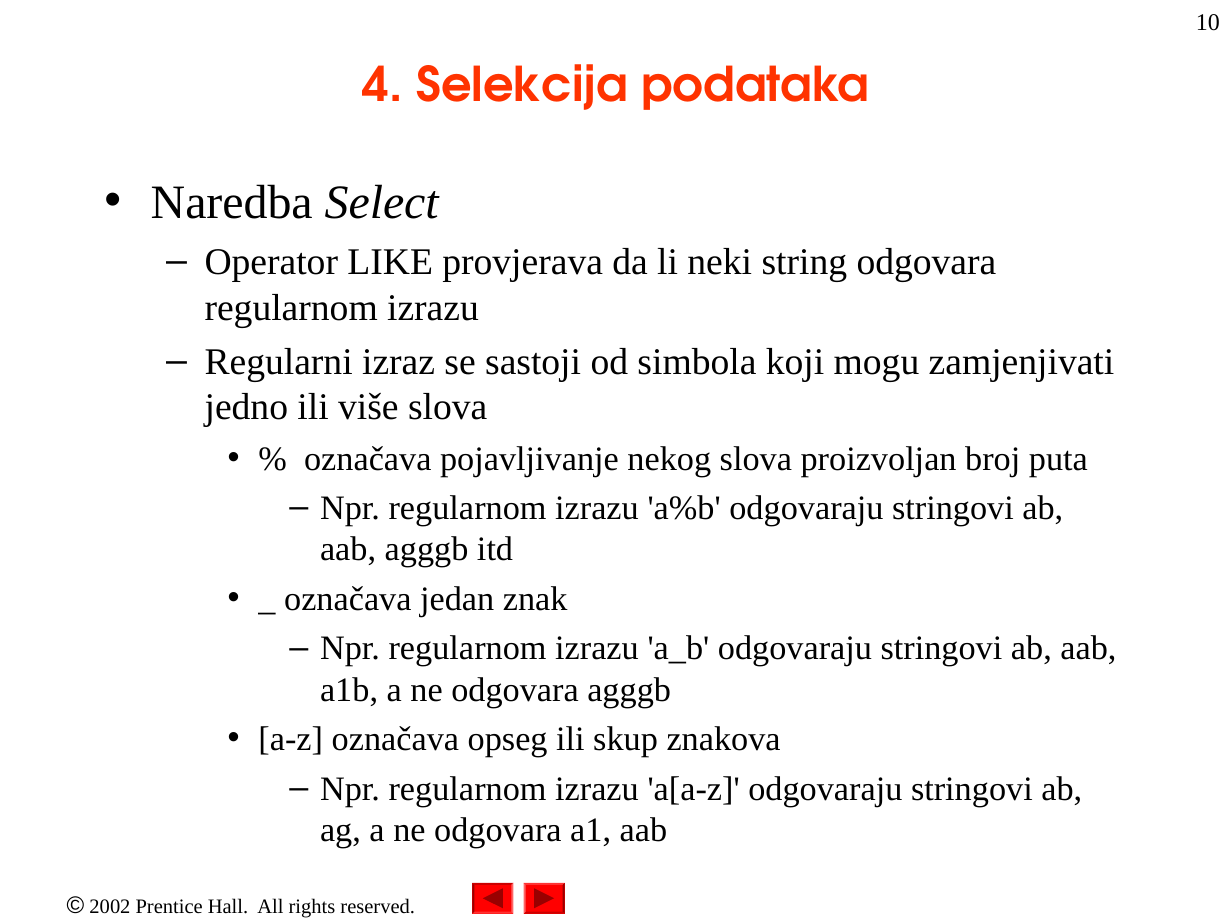
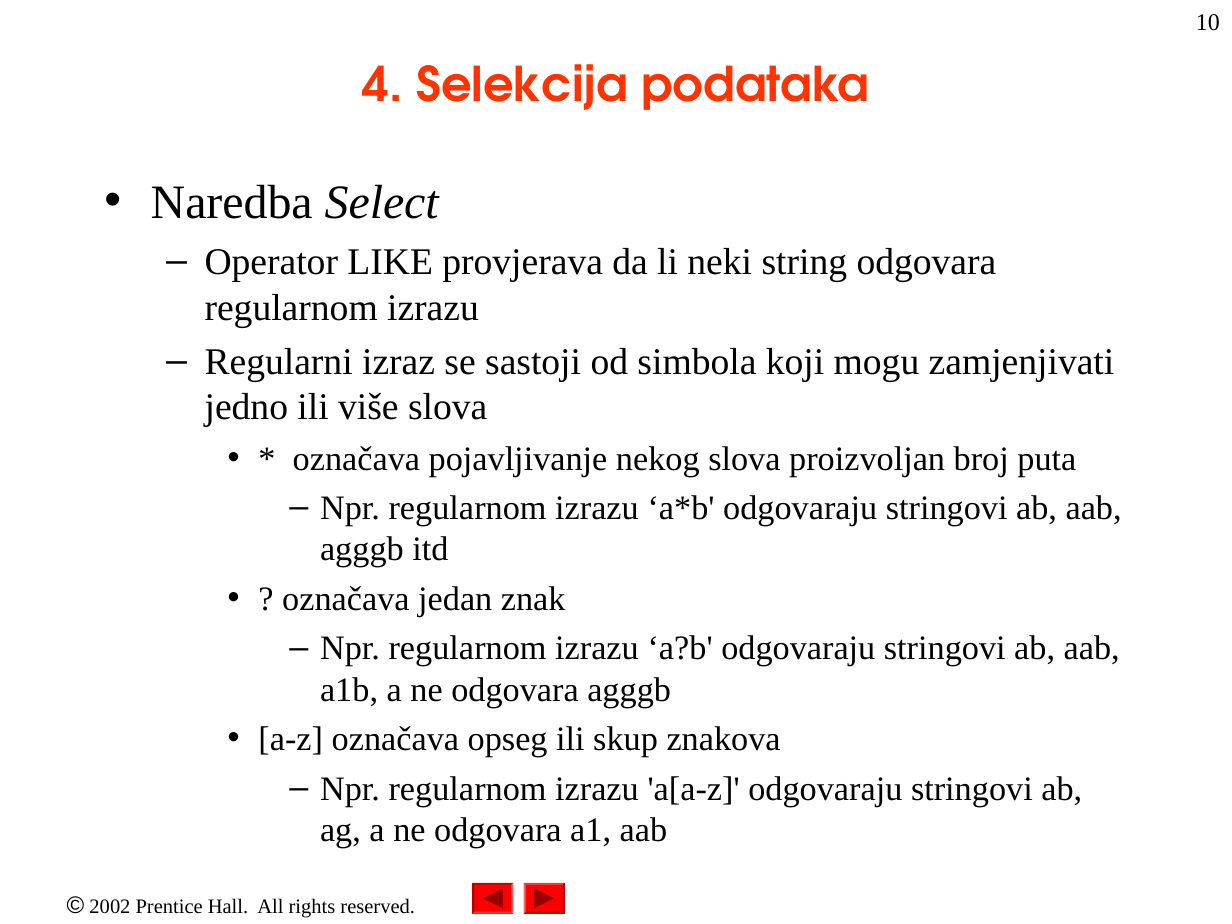
Before and after one commit to nnMan1/uvod_u_kompjuterske_nauke_2023, a slide deck: slide 10 of Materijali/Access/MS Access2.ppt. Drawn at 1232x924 pixels with LibreOffice and Linux fonts; fonts in the diff are those of the drawing. Boxes give left, top, right and bottom in pixels: in the first picture for what was removed or moved away, otherwise in the second. Text is boxed around its words. In the diff, an @@ line names an element or a change of style, - is before the commit and + after.

```diff
--- a/Materijali/Access/MS Access2.ppt
+++ b/Materijali/Access/MS Access2.ppt
@@ text at [282, 446, 1122, 708]: text changed @@
-    • % označava pojavljivanje nekog slova proizvoljan broj puta
-      – Npr. regularnom izrazu 'a%b' odgovaraju stringovi ab, aab, agggb itd
-    • _ označava jedan znak
-      – Npr. regularnom izrazu 'a_b' odgovaraju stringovi ab, aab, a1b, a ne odgovara agggb
+    • * označava pojavljivanje nekog slova proizvoljan broj puta
+      – Npr. regularnom izrazu ‘a*b' odgovaraju stringovi ab, aab, agggb itd
+    • ? označava jedan znak
+      – Npr. regularnom izrazu ‘a?b' odgovaraju stringovi ab, aab, a1b, a ne odgovara agggb
```
Also in this commit, not shown: 3 other slides changed, 1 slide removed.
